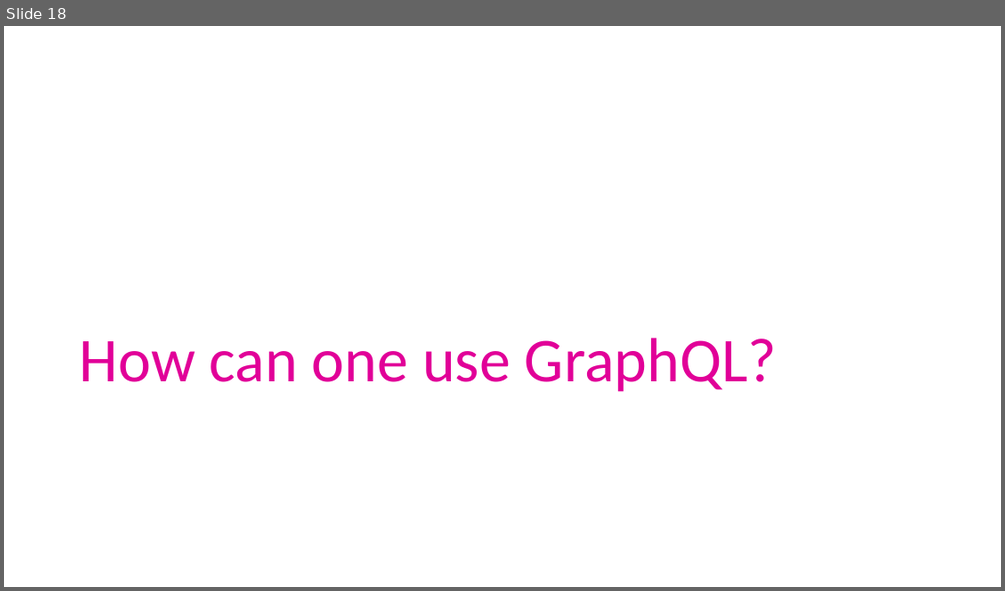
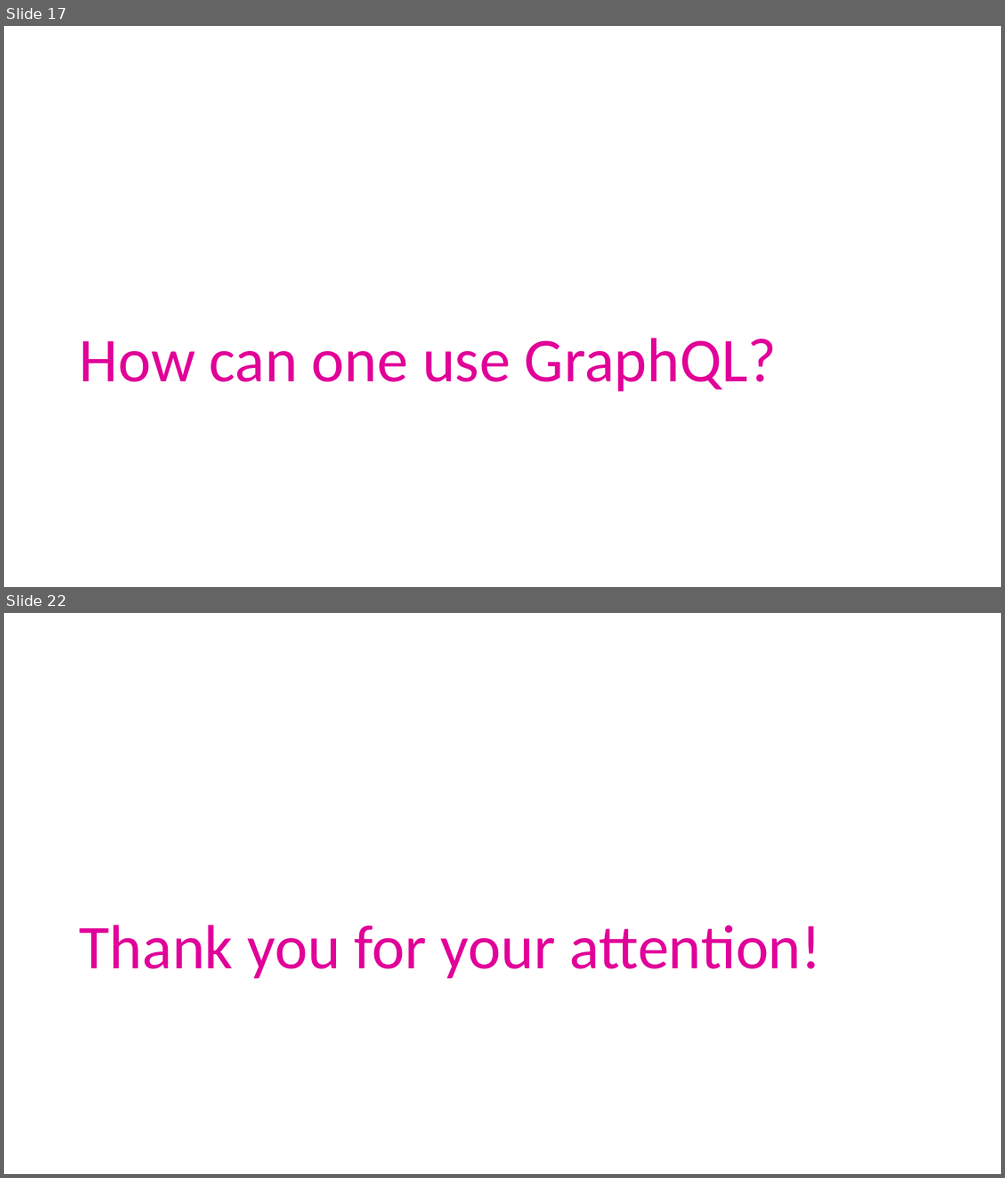
Before and after one commit to ArneSchulze/GraphQL, a slide deck: slides.pptx. Shown one above the other, each under a label of ours: slide 18 before the commit, slides 17 and 22 after it; the slides between them are not shown. The pictures are 1005x591 and 1005x1178 pixels, drawn with LibreOffice and Linux fonts; fonts in the diff are those of the drawing. Boxes give left, top, right and bottom in pixels: in the first picture for what was removed or moved away, otherwise in the second. Text is boxed around its words. In the diff, an @@ line names an element or a change of style, - is before the commit and + after.

```diff
--- a/slides.pptx
+++ b/slides.pptx
@@ slide 22 added at bbox=[4, 613, 1001, 1174], background #FFFFFF @@
@@ title added at bbox=[80, 925, 822, 979], 60 pt, text #E10098 @@
+Thank you for your attention!
@@ what was slide 18 is now slide 17 @@
```
Also in this commit, not shown: 2 slides changed, 5 other slides added, 2 slides removed, 1 other file.
